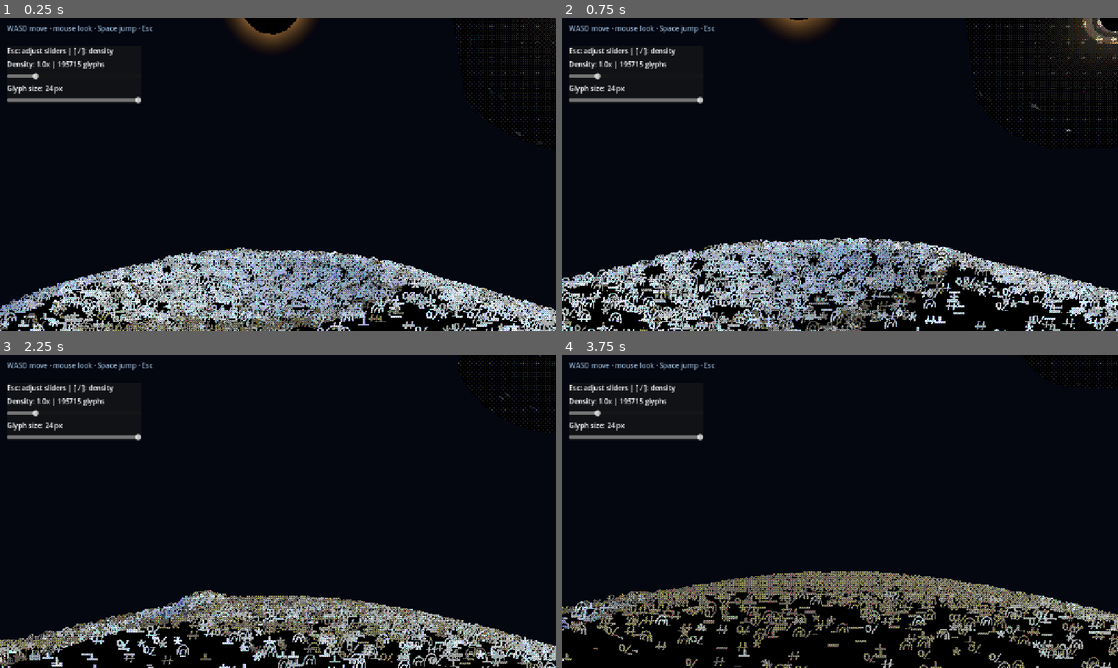
Above: before the commit, frames 1-4 (two rows, left to right).
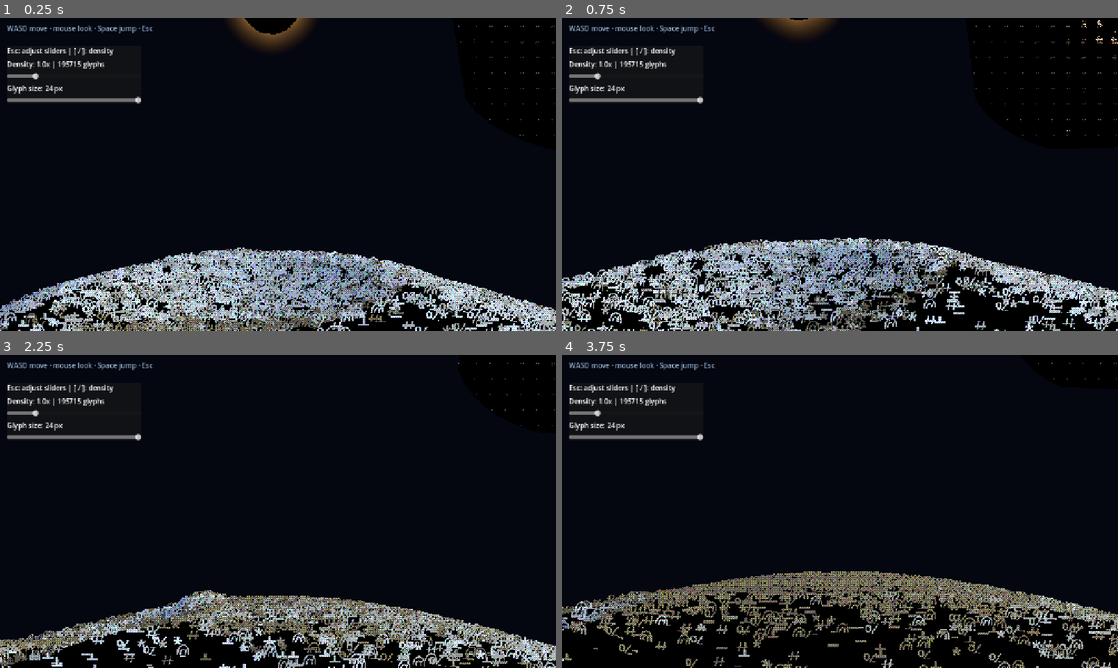
Above: after the commit, the same moments.

Repository: Yuan-Zzzz/ASCII-EXPLORE
Game: Godot game, scene res://scenes/moon_walk.tscn
The game is run twice, just before and just after one commit, with the same random seed, the same clock (stepped at 60 frames per second) and the same inputs.
Inputs (mouse positions are in pixels of both pictures, inside the frame that each line leads up to):
- Up to frame 1 (0.25 s): no input
- Up to frame 2 (0.75 s): tap Enter at 0.5 s; move the mouse to (867, 174) at 0.52 s; hold W (move_forward) from 0.53 s (still down); hold Shift (sprint) from 0.53 s (still down); click (867, 174) at 0.67 s
- Up to frame 3 (2.25 s): keep holding W (move_forward); tap Space (jump) at 0.77, 1.52 s; move the mouse to (250, 511) at 1.27 s; release Shift (sprint) at 1.28 s; tap C at 1.35 s; move the mouse to (289, 505) at 2.02 s; tap T at 2.1 s
- Up to frame 4 (3.75 s): keep holding W (move_forward); move the mouse to (834, 517) at 2.77 s; tap Shift (sprint) at 2.85 s; click (834, 517) at 2.92 s; tap Space (jump) at 3.02 s; move the mouse to (878, 514) at 3.52 s; tap C at 3.6 s

The runs differ from the first frame. In frame 1, 1.6% of the frame differs, in the area x 81-100%, y 0-42%; in frame 2, 3.5%, in the area x 72-100%, y 0-42%; in frame 3, 0.7%; in frame 4, 0.3%.

Commit message:
fix(black_hole): render ASCII like GlyphField with black glyph gaps
Co-authored-by: Cursor <cursoragent@cursor.com>

Diff:
--- a/features/black_hole/black_hole.gd
+++ b/features/black_hole/black_hole.gd
@@ -26,7 +26,6 @@
 	"u_dither",
 	"u_dither_pixel_size",
 	"u_dither_color_levels",
-	"u_ascii_bg",
 	"u_glow_energy",
 ]
 
@@ -237,7 +236,6 @@
 	_lens_material.set_shader_parameter("u_dither_color_levels", dither_color_levels)
 	_lens_material.set_shader_parameter("u_glyph_px", glyph_px)
 	_lens_material.set_shader_parameter("u_glow_energy", glow_energy)
-	_lens_material.set_shader_parameter("u_ascii_bg", Vector3(0.01, 0.012, 0.02))
 	if ramp != null and ramp.atlas != null:
 		_lens_material.set_shader_parameter("u_atlas", ramp.atlas)
 		_lens_material.set_shader_parameter("u_char_count", ramp.char_count)
--- a/features/black_hole/black_hole_lens.gdshader
+++ b/features/black_hole/black_hole_lens.gdshader
@@ -30,7 +30,6 @@
 uniform float u_dither = 1.0;
 uniform float u_dither_pixel_size = 1.0;
 uniform float u_dither_color_levels = 4.0;
-uniform vec3 u_ascii_bg = vec3(0.01, 0.012, 0.02);
 uniform float u_glow_energy = 0.18;
 
 // 月面一侧（从月面看黑洞）：
@@ -235,15 +234,18 @@
 	vec2 local = fract(frag_xy / cell);
 	int n = max(u_char_count, 1);
 	int idx = clamp(int(lum * float(n)), 0, n - 1);
+	// Match GlyphField: skip the space cell so dark areas do not paint a solid floor.
 	if (idx == 0) {
 		idx = 1;
 	}
 	float du = 1.0 / float(n);
 	vec2 atlas_uv = vec2((float(idx) + local.x) * du, local.y);
 	float mask = textureLod(u_atlas, atlas_uv, 0.0).r;
-	// Between glyphs keep space black so the silhouette and lensed stars read.
-	// Keep a colored floor so the disk stays a disk; glyphs only texture it.
-	return mix(col * 0.42, col, step(0.18, mask));
+	// Match GlyphField: only the glyph stroke is lit; gaps stay black.
+	if (mask < 0.28) {
+		return vec3(0.0);
+	}
+	return col * smoothstep(0.28, 0.75, mask);
 }
 
 vec3 apply_bayer(vec3 col, vec2 frag_xy) {
